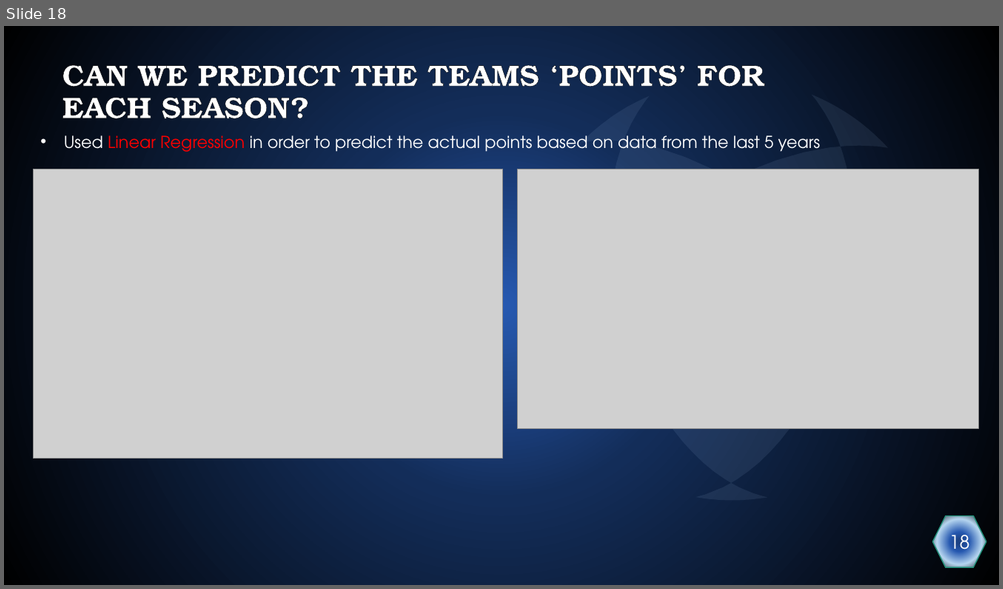
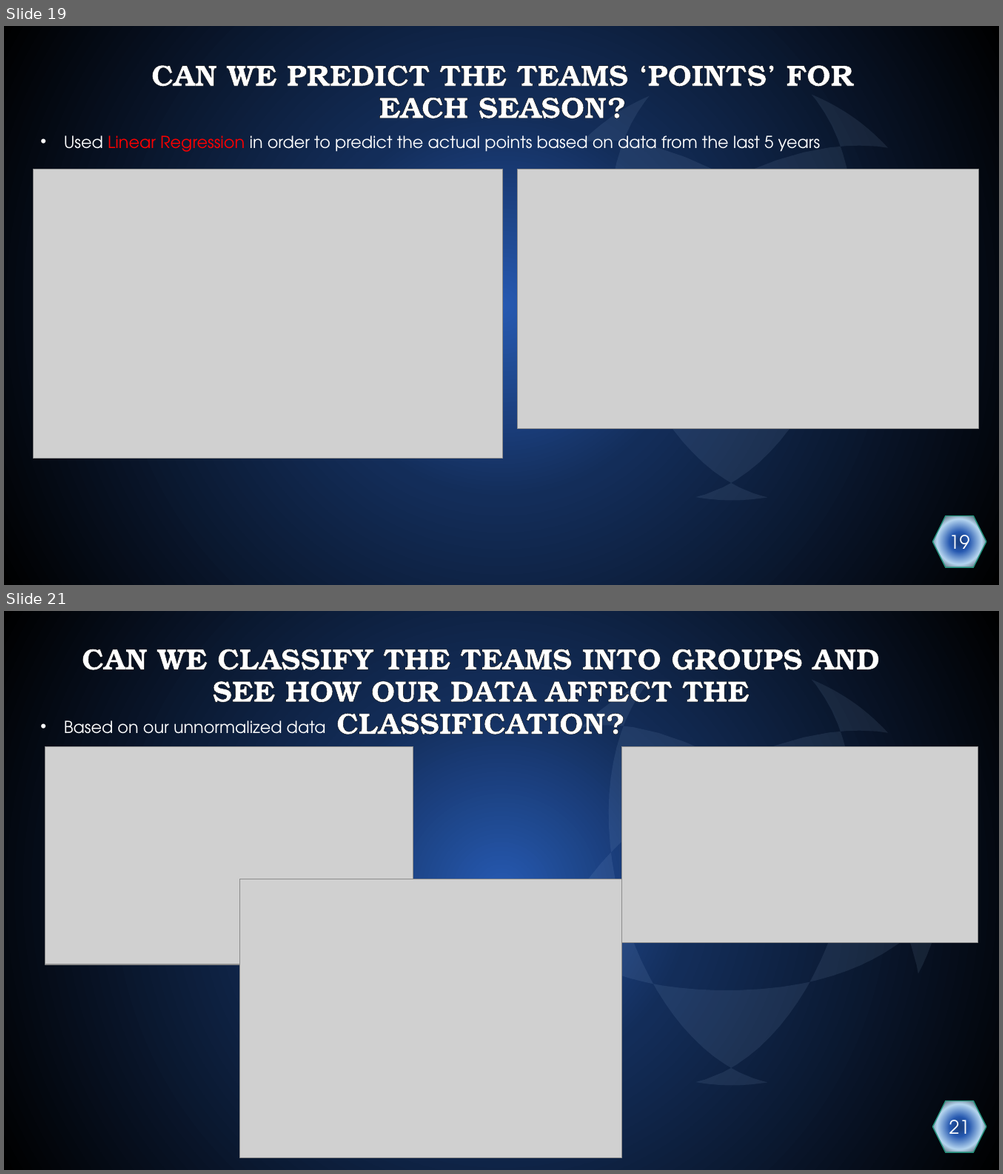
Before and after one commit to Dudi-kreis/Data-science-project, a slide deck: Project Presentation.pptx. Shown one above the other, each under a label of ours: slide 18 before the commit, slides 19 and 21 after it; the slides between them are not shown. The pictures are 1003x589 and 1003x1174 pixels, drawn with LibreOffice and Linux fonts; fonts in the diff are those of the drawing; grey boxes stand for pictures. Boxes give left, top, right and bottom in pixels: in the first picture for what was removed or moved away, otherwise in the second. Text is boxed around its words. In the diff, an @@ line names an element or a change of style, - is before the commit and + after.

```diff
--- a/Project Presentation.pptx
+++ b/Project Presentation.pptx
@@ slide 21 added at <box>4,611,999,1170</box>, background gradient #2659B1 to #132D59 to #000000; not listed: 6 template elements that a slide beside it also shows @@
@@ title added at <box>82,649,879,735</box>, 28.8 pt, text #FFFFFF, bold @@
+  CAN WE CLASSIFY THE TEAMS INTO GROUPS AND SEE HOW OUR DATA AFFECT THE CLASSIFICATION?
@@ text added at <box>64,721,326,734</box>, 16 pt, text #FFFFFF @@
+• Based on our unnormalized data
@@ picture added at <box>45,747,414,965</box> @@
@@ picture added at <box>622,747,979,943</box> @@
@@ freeform shape added at <box>553,853,653,985</box>, fill #B8D9FF at 9% opacity @@
@@ freeform shape added at <box>810,852,908,982</box>, fill #B8D9FF at 9% opacity @@
@@ picture added at <box>240,880,621,1158</box> @@
@@ freeform shape added at <box>908,900,941,974</box>, fill #B8D9FF at 9% opacity @@
@@ hexagon added at <box>933,1101,987,1153</box>, fill gradient #1E468C to #2659B1 to #B7D7F1 to #000000, outline #25937D 1 pt, 18 pt, text #FFFFFF @@
+21
@@ what was slide 18 is now slide 19 @@
@@ slide 19 changed as well @@
@@ title "CAN WE PREDICT THE TEAMS ...": place and size @@
-title "CAN WE PREDICT THE TEAMS ..." at <box>62,65,764,118</box>
+title "CAN WE PREDICT THE TEAMS ..." at <box>151,65,854,118</box>
@@ title "CAN WE PREDICT THE TEAMS ..." at <box>151,65,854,118</box>: alignment left to centre @@
@@ text in hexagon at <box>949,530,970,558</box>: text changed @@
-18
+19
```
Also in this commit, not shown: 18 other slides changed, 2 other slides added, 1 other file.
